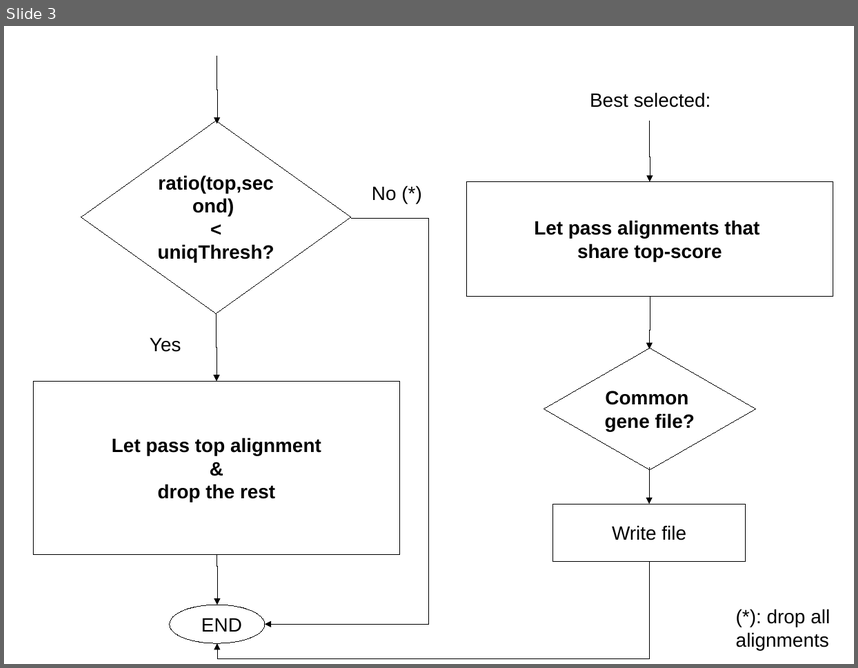
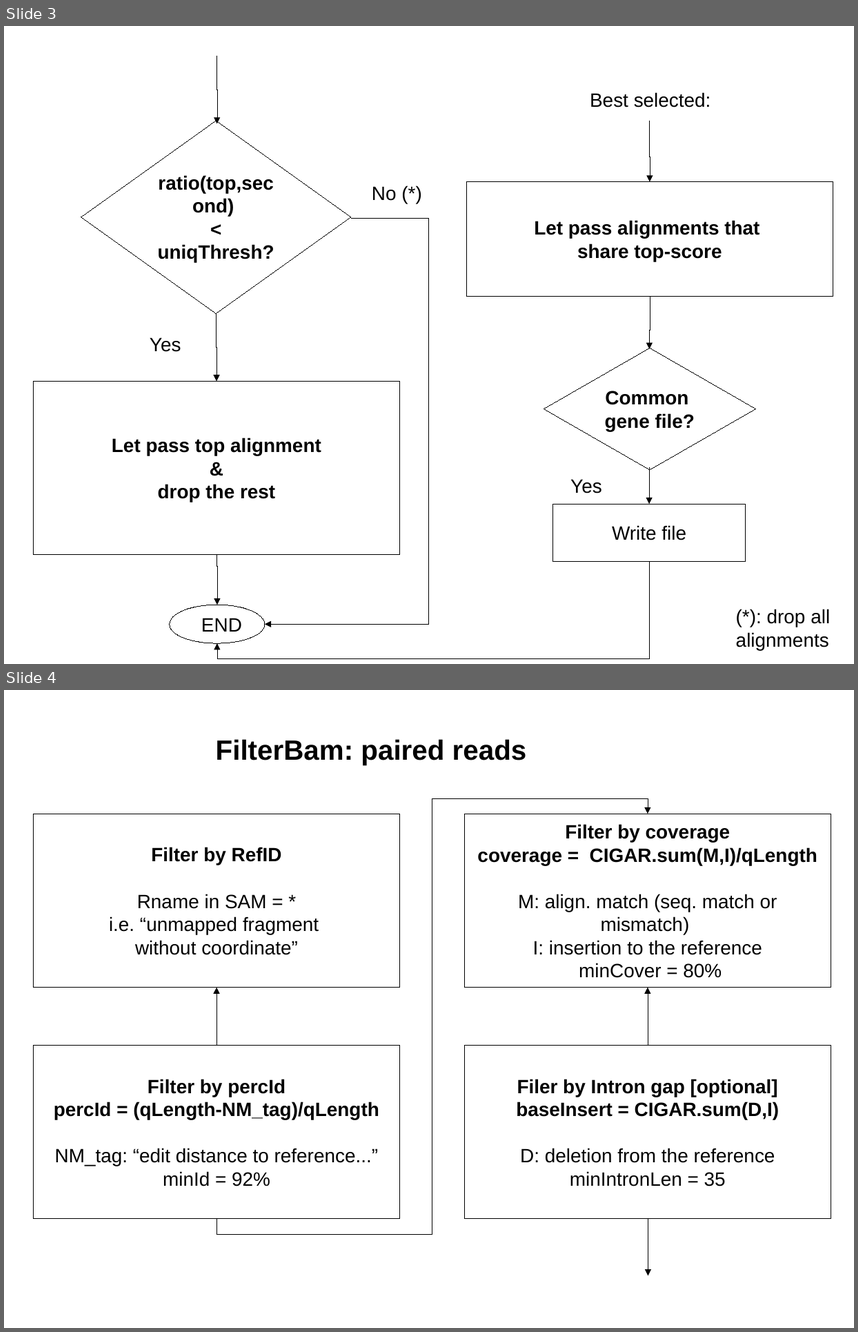
Before and after one commit to Gaius-Augustus/Augustus, a slide deck: auxprogs/filterBam/filterBam.odp. Shown one above the other, each under a label of ours: slide 3 before the commit, slides 3 and 4 after it. The pictures are 858x668 and 858x1332 pixels, drawn with LibreOffice and Linux fonts; fonts in the diff are those of the drawing. Boxes give left, top, right and bottom in pixels: in the first picture for what was removed or moved away, otherwise in the second. Text is boxed around its words. In the diff, an @@ line names an element or a change of style, - is before the commit and + after.

Commit message:
Updated presentation about the filter.

Former-commit-id: a9693a0373345a7134faa5271b93fe3cd7fa8e02

```diff
--- a/auxprogs/filterBam/filterBam.odp
+++ b/auxprogs/filterBam/filterBam.odp
@@ slide 4 added at (4, 690, 854, 1328), background #FFFFFF @@
@@ text added at (216, 739, 527, 765), 26 pt, text #000000, bold @@
+FilterBam: paired reads
@@ rectangle added at (33, 814, 400, 987), outline #000000 0 pt, 18 pt, text #000000 @@
+Filter by RefID
+Rname in SAM = *
+i.e. “unmapped fragment
+without coordinate”
@@ elbow arrow added from (217, 1219) to (648, 814), #000000 0 pt @@
@@ rectangle added at (464, 814, 831, 987), outline #000000 0 pt, 18 pt, text #000000 @@
+Filter by coverage
+coverage = CIGAR.sum(M,I)/qLength
+M: align. match (seq. match or mismatch)
+I: insertion to the reference
+minCover = 80%
@@ elbow arrow added from (217, 1045) to (217, 987), #000000 0 pt @@
@@ elbow arrow added from (648, 1045) to (648, 987), #000000 0 pt @@
@@ rectangle added at (33, 1045, 400, 1219), outline #000000 0 pt, 18 pt, text #000000, bold @@
+Filter by percId
+percId = (qLength-NM_tag)/qLength
+NM_tag: “edit distance to reference...”
+minId = 92%
@@ rectangle added at (464, 1045, 831, 1219), outline #000000 0 pt, 18 pt, text #000000, bold @@
+Filer by Intron gap [optional]
+baseInsert = CIGAR.sum(D,I)
+D: deletion from the reference
+minIntronLen = 35
@@ elbow arrow added from (648, 1219) to (648, 1276), #000000 0 pt @@
@@ slide 3 changed as well @@
@@ text added at (570, 479, 602, 493), 18 pt, text #000000 @@
+Yes
```
Also in this commit, not shown: 2 other slides changed, 3 other slides added.
